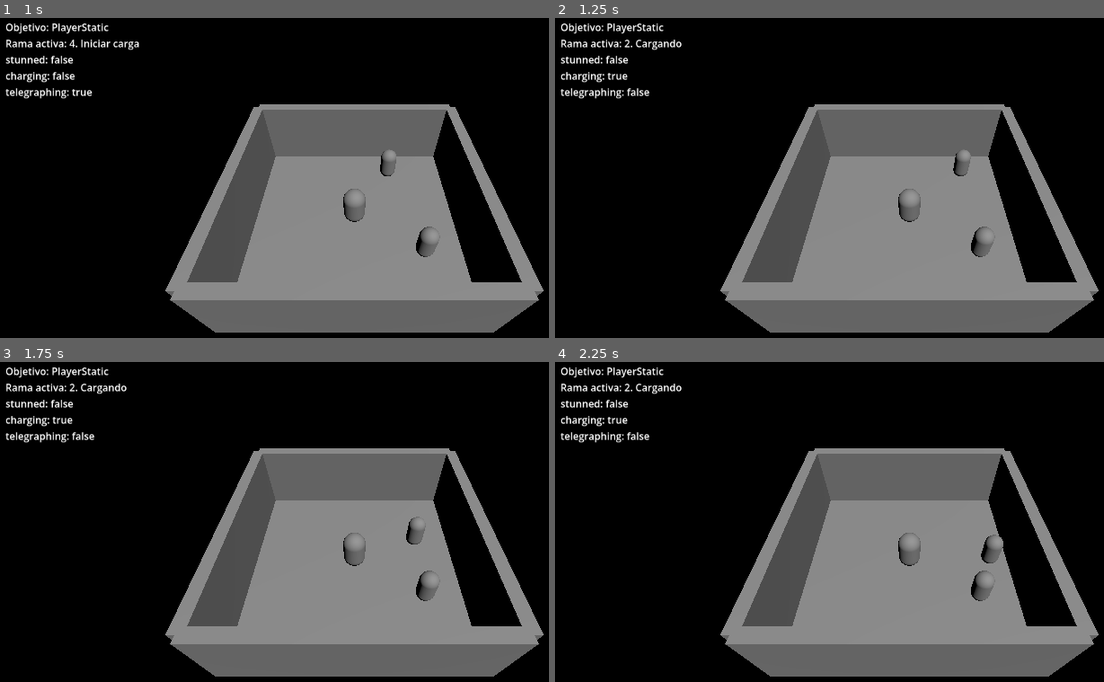
Above: before the commit, frames 1-4 (two rows, left to right).
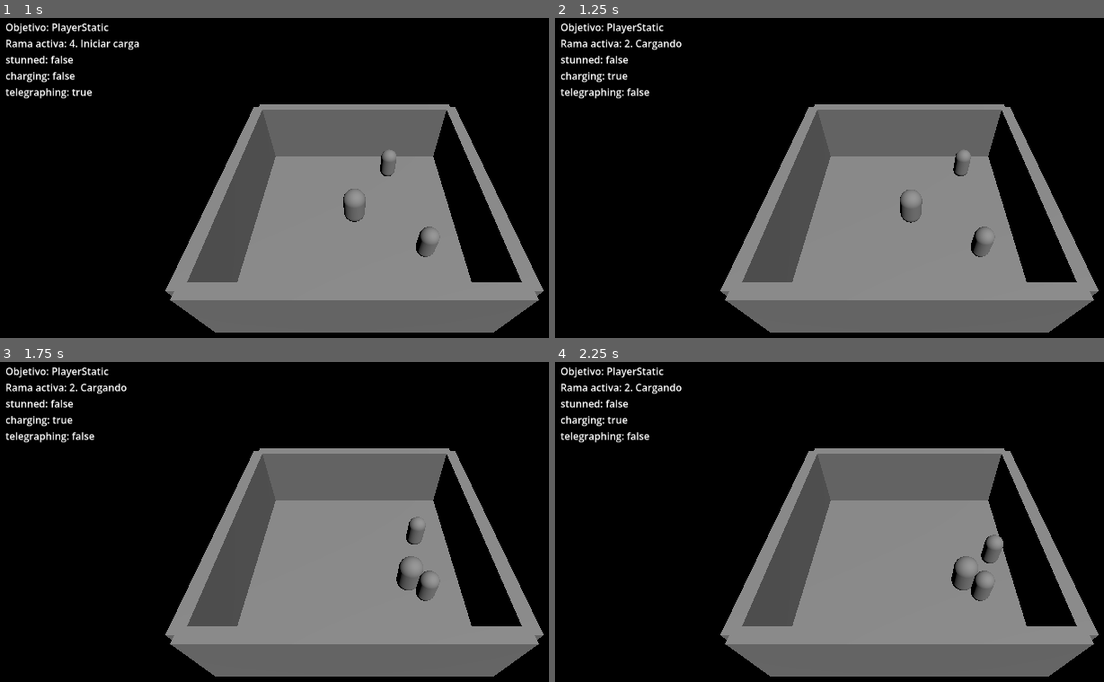
Above: after the commit, the same moments.

Repository: krl0sconk/Overcharge
Game: Godot game, scene res://scenes/test/testYunqueBT.tscn
Same seed, same stepped clock (60 frames per second), same inputs: the game is played once before the commit and once after it. This scene is started directly instead of the project's main scene.
Inputs:
- Up to frame 1 (1 s): hold D from 0.53 s (still down)
- Up to frame 2 (1.25 s): keep holding D
- Up to frame 3 (1.75 s): release D at 1.28 s; hold S from 1.28 s (still down)
- Up to frame 4 (2.25 s): release S at 2.03 s; hold D from 2.03 s (still down)

Frame 1 is identical in both runs. In frame 2, less than 0.1% of the frame differs, in the area x 62-67%, y 53-65%; in frame 3, 0.4%, in the area x 62-78%, y 53-72%; in frame 4, 0.4%.

Commit message:
conecta MovementComponent al árbol del Yunque y corrige detección de pared
ChargeForward ahora usa MovementComponent tipado en vez de duck-typing.
hit_wall distinguía mal piso de pared (misma capa Entorno en Room),
lo que cortaba la carga apenas empezaba; ahora filtra por la normal
de la colisión.

Diff:
--- a/scenes/test/testYunqueBT.tscn
+++ b/scenes/test/testYunqueBT.tscn
@@ -4,6 +4,7 @@
 [ext_resource type="Script" path="res://scripts/test/YunqueDebugOverlay.gd" id="2_overlay"]
 [ext_resource type="Script" path="res://scripts/ai/components/PerceptComponent.gd" id="3_percept"]
 [ext_resource type="Resource" path="res://resources/ai/trees/yunque.tres" id="4_tree"]
+[ext_resource type="Script" path="res://scripts/components/MovementComponent/MovementComponent.gd" id="5_movement"]
 
 [sub_resource type="BoxShape3D" id="FloorShape"]
 size = Vector3(10, 0.2, 10)
@@ -122,11 +123,19 @@
 [node name="MeshInstance3D" type="MeshInstance3D" parent="Yunque"]
 mesh = SubResource("YunqueMesh")
 
-[node name="PerceptComponent" type="Node" parent="Yunque" node_paths=PackedStringArray("actor")]
+[node name="MovementComponent" type="Node" parent="Yunque" node_paths=PackedStringArray("owner_body")]
+script = ExtResource("5_movement")
+owner_body = NodePath("..")
+max_speed = 8.0
+acceleration = 20.0
+friction = 20.0
+
+[node name="PerceptComponent" type="Node" parent="Yunque" node_paths=PackedStringArray("actor", "movement_component")]
 script = ExtResource("3_percept")
 actor = NodePath("..")
 tree = ExtResource("4_tree")
 tick_rate = 0.1
+movement_component = NodePath("../MovementComponent")
 
 [node name="DebugOverlay" type="CanvasLayer" parent="."]
 
--- a/scripts/ai/components/ChargeForward.gd
+++ b/scripts/ai/components/ChargeForward.gd
@@ -5,22 +5,19 @@
 ## activo no se reconsidera nada más, así el jugador lo puede engañar contra
 ## una pared. Si no está cargando, no aplica (FAILURE).
 
-# TODO(María): reemplazar los duck-types set_move_direction/stop/hit_wall por MovementComponent.
-
 func tick(agent: PerceptComponent) -> Status:
 	if not agent.blackboard.get("charging", false):
 		return Status.FAILURE
 
-	var movement: Node = agent.movement_component
-	if movement != null and movement.get("hit_wall") == true:
-		if movement.has_method("stop"):
-			movement.stop()
+	var movement: MovementComponent = agent.movement_component
+	if movement != null and movement.hit_wall:
+		movement.stop()
 		agent.blackboard["charging"] = false
 		agent.blackboard["stunned"] = true
 		return Status.SUCCESS
 
 	var direction: Vector3 = agent.blackboard.get("charge_direction", Vector3.ZERO)
-	if movement != null and movement.has_method("set_move_direction"):
+	if movement != null:
 		movement.set_move_direction(direction)
 
 	return Status.RUNNING
--- a/scripts/ai/components/PerceptComponent.gd
+++ b/scripts/ai/components/PerceptComponent.gd
@@ -4,7 +4,7 @@
 @export var actor: Node
 @export var tree: PerceptNode          ## el .tres compartido
 @export var tick_rate: float = 0.1
-@export var movement_component: MovementComponent   # TODO(María): tipar a MovementComponent cuando exista.
+@export var movement_component: MovementComponent
 
 var blackboard: Dictionary = {}        ## datos del enemigo: target, etc.
 var memory: Dictionary = {}            ## lo que un nodo necesita recordar
--- a/scripts/components/MovementComponent/MovementComponent.gd
+++ b/scripts/components/MovementComponent/MovementComponent.gd
@@ -5,7 +5,10 @@
 @export var max_speed: float = 5.0
 @export var acceleration: float = 10.0
 @export var friction: float = 10.0
+@export_flags_3d_physics var wall_mask: int = 1  ## capas que cuentan como pared para hit_wall (Entorno)
+
 var move_direction: Vector3 = Vector3.ZERO
+var hit_wall: bool = false  ## true si el último move_and_slide chocó contra wall_mask
 
 
 func set_move_direction(direction: Vector3) -> void:
@@ -13,6 +16,11 @@
 		move_direction = Vector3.ZERO
 	else:
 		move_direction = direction.normalized()
+
+## Corta el movimiento en seco.
+func stop() -> void:
+	move_direction = Vector3.ZERO
+	owner_body.velocity = Vector3.ZERO
 
 func _physics_process(delta: float) -> void:
 	if move_direction != Vector3.ZERO:
@@ -26,3 +34,14 @@
 			move_direction, friction * delta
 		)
 	owner_body.move_and_slide()
+	_update_hit_wall()
+
+func _update_hit_wall() -> void:
+	hit_wall = false
+	for i in owner_body.get_slide_collision_count():
+		var collision: KinematicCollision3D = owner_body.get_slide_collision(i)
+		var collider: Object = collision.get_collider()
+		if collider is CollisionObject3D and (collider.collision_layer & wall_mask) != 0 \
+				and absf(collision.get_normal().y) < 0.5:
+			hit_wall = true
+			return
